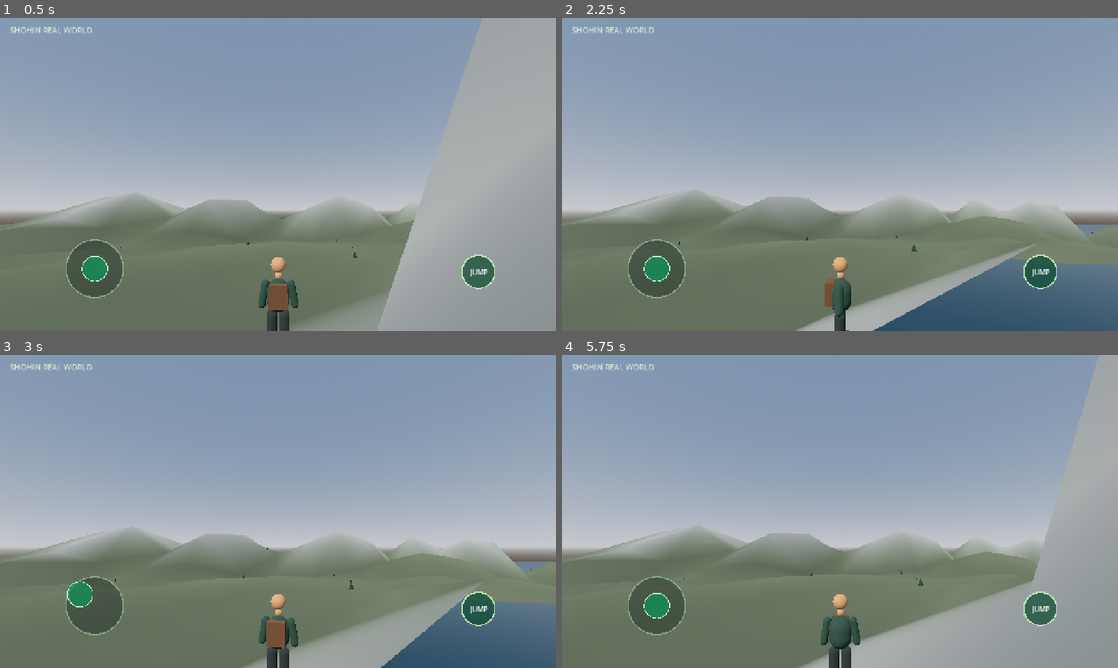
Above: before the commit, frames 1-4 (two rows, left to right).
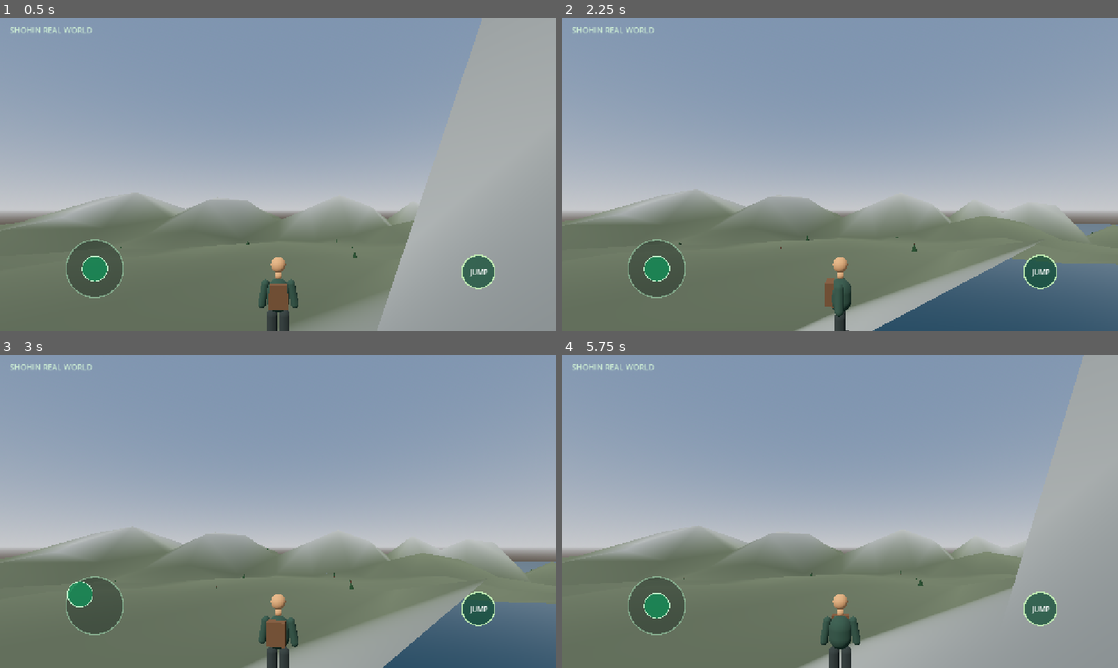
Above: after the commit, the same moments.

Repository: shohintajikistan/SHOHIN-REAL-WORLD
Game: Godot game, scene res://scenes/main.tscn
Same seed, same stepped clock (60 frames per second), same inputs: the game is played once before the commit and once after it.
Inputs (mouse positions are in pixels of both pictures, inside the frame that each line leads up to):
- Up to frame 1 (0.5 s): no input
- Up to frame 2 (2.25 s): tap Enter at 0.5 s; move the mouse to (962, 158) at 0.52 s; hold D 0.53-1.25 s; tap E at 0.6 s; click (962, 158) at 0.67 s; tap Space at 0.77 s; tap 1 at 0.8 s; drag from (728, 190) to (812, 237) at 1.27 s; move the mouse to (895, 105) at 2.02 s; hold D from 2.03 s (still down); tap 2 at 2.1 s
- Up to frame 3 (3 s): tap 3 at 2.3 s; release D at 2.75 s; tap Space at 2.75 s; drag from (250, 574) to (111, 464) at 2.77 s
- Up to frame 4 (5.75 s): move the mouse to (1006, 558) at 3.52 s; hold A 3.53-4.25 s; tap E at 3.6 s; tap Space at 3.77 s; tap 1 at 3.8 s; drag from (673, 464) to (756, 433) at 4.27 s; tap Enter at 5 s; move the mouse to (867, 511) at 5.02 s; hold S from 5.03 s (still down); tap 2 at 5.1 s; click (867, 511) at 5.17 s; tap 3 at 5.3 s

Frame 1 is identical in both runs. In frame 2, less than 0.1% of the frame differs, in the area x 6-100%, y 57-99%; in frame 3, less than 0.1%; in frame 4, 0.9%, in the area x 5-97%, y 0-75%.
Error after the commit: Invalid access to property or key 'action_requested' on a base object of type 'Control (touch_hud.gd)'. (res://scripts/player_controller.gd:110)

Commit message:
Add survival inventory crafting and building gameplay

Diff:
--- a/godot/scripts/player_controller.gd
+++ b/godot/scripts/player_controller.gd
@@ -1,9 +1,10 @@
 extends CharacterBody3D
 
-const WALK_SPEED := 7.0
-const RUN_SPEED := 11.0
+const WALK_SPEED := 6.5
+const RUN_SPEED := 10.0
 const JUMP_VELOCITY := 6.5
 const LOOK_SENSITIVITY := 0.004
+const INTERACT_DISTANCE := 5.0
 
 var move_input := Vector2.ZERO
 var camera_yaw := 0.0
@@ -11,7 +12,12 @@
 var hud: Control
 var camera_pivot: Node3D
 var body_mesh: Node3D
-var walk_time := 0.0
+var inventory := {"wood": 0, "stone": 0, "fiber": 0}
+var health := 100.0
+var hunger := 100.0
+var thirst := 100.0
+var survival_clock := 0.0
+var built_count := 0
 
 func _ready() -> void:
 	name = "Player"
@@ -92,7 +98,6 @@
 	camera.current = true
 	camera.fov = 72.0
 	camera_pivot.add_child(camera)
-	camera.position = Vector3(0, 2.1, 6.8)
 	camera_pivot.rotation.y = camera_yaw
 	camera.rotation.x = camera_pitch
 
@@ -102,7 +107,8 @@
 	get_tree().root.add_child.call_deferred(hud)
 	hud.move_changed.connect(_on_move_changed)
 	hud.look_changed.connect(_on_look_changed)
-	hud.jump_requested.connect(_on_jump_requested)
+	hud.action_requested.connect(_on_action_requested)
+	_update_hud()
 
 func _on_move_changed(value: Vector2) -> void:
 	move_input = value
@@ -113,11 +119,138 @@
 	camera_pivot.rotation.y = camera_yaw
 	camera_pivot.get_child(0).rotation.x = camera_pitch
 
-func _on_jump_requested() -> void:
-	if is_on_floor():
-		velocity.y = JUMP_VELOCITY
+func _on_action_requested(action: String) -> void:
+	match action:
+		"gather":
+			_gather_nearest()
+		"hut":
+			_build_structure("hut")
+		"raft":
+			_build_structure("raft")
+		"craft":
+			_craft_tool()
+		"rest":
+			hunger = minf(100.0, hunger + 8.0)
+			thirst = minf(100.0, thirst + 5.0)
+	_update_hud()
+
+func _input(event: InputEvent) -> void:
+	if event is InputEventKey and event.pressed and not event.echo:
+		if event.keycode == KEY_E:
+			_gather_nearest()
+		elif event.keycode == KEY_1:
+			_build_structure("hut")
+		elif event.keycode == KEY_2:
+			_build_structure("raft")
+		elif event.keycode == KEY_3:
+			_craft_tool()
+		_update_hud()
+
+func _gather_nearest() -> void:
+	var nearest: Node3D = null
+	var nearest_distance := INTERACT_DISTANCE
+	for item in get_tree().get_nodes_in_group("gatherable"):
+		if not is_instance_valid(item):
+			continue
+		var distance := global_position.distance_to(item.global_position)
+		if distance < nearest_distance:
+			nearest = item
+			nearest_distance = distance
+	if nearest == null:
+		_show_message("Подойди ближе к дереву или камням")
+		return
+	var kind: String = nearest.get_meta("resource_type", "wood")
+	var amount: int = nearest.get_meta("amount", 1)
+	inventory[kind] = int(inventory.get(kind, 0)) + amount
+	nearest.queue_free()
+	_show_message("Собрано: %s × %d" % [kind, amount])
+
+func _craft_tool() -> void:
+	if int(inventory.wood) >= 3 and int(inventory.stone) >= 2:
+		inventory.wood -= 3
+		inventory.stone -= 2
+		_show_message("Каменный топор создан. Сбор ресурсов станет быстрее.")
+	else:
+		_show_message("Для топора нужно: 3 дерева и 2 камня")
+
+func _build_structure(kind: String) -> void:
+	if kind == "hut":
+		if int(inventory.wood) < 8 or int(inventory.stone) < 3:
+			_show_message("Для дома нужно: 8 дерева и 3 камня")
+			return
+		inventory.wood -= 8
+		inventory.stone -= 3
+		_place_hut()
+		_show_message("Убежище построено. Теперь здесь можно укрыться.")
+	else:
+		if int(inventory.wood) < 12:
+			_show_message("Для плота нужно 12 дерева")
+			return
+		inventory.wood -= 12
+		_place_raft()
+		_show_message("Плот готов. Следующая цель — исследовать берег.")
+	built_count += 1
+
+func _place_hut() -> void:
+	var root := Node3D.new()
+	root.name = "PlayerShelter"
+	root.position = global_position + -global_transform.basis.z * 5.0
+	get_tree().current_scene.add_child(root)
+	var wood_mat := _mat(Color(0.30, 0.18, 0.09), 1.0)
+	var wall := BoxMesh.new()
+	wall.size = Vector3(4.0, 2.5, 0.22)
+	for side in range(3):
+		var part := MeshInstance3D.new()
+		part.mesh = wall
+		part.material_override = wood_mat
+		part.position = Vector3(0, 1.25, -1.8 if side == 0 else 1.8)
+		if side == 1:
+			part.rotation.y = PI * 0.5
+			part.position = Vector3(-2.0, 1.25, 0)
+		if side == 2:
+			part.rotation.y = PI * 0.5
+			part.position = Vector3(2.0, 1.25, 0)
+		root.add_child(part)
+	var roof := MeshInstance3D.new()
+	var roof_mesh := PrismMesh.new()
+	roof_mesh.size = Vector3(4.6, 1.8, 4.6)
+	roof.mesh = roof_mesh
+	roof.position.y = 3.1
+	roof.material_override = _mat(Color(0.16, 0.22, 0.12), 1.0)
+	root.add_child(roof)
+
+func _place_raft() -> void:
+	var root := Node3D.new()
+	root.name = "PlayerRaft"
+	root.position = global_position + -global_transform.basis.z * 5.0
+	get_tree().current_scene.add_child(root)
+	var wood_mat := _mat(Color(0.36, 0.22, 0.11), 0.9)
+	for i in range(5):
+		var plank := MeshInstance3D.new()
+		var mesh := BoxMesh.new()
+		mesh.size = Vector3(0.48, 0.22, 3.8)
+		plank.mesh = mesh
+		plank.position.x = (float(i) - 2.0) * 0.5
+		plank.material_override = wood_mat
+		root.add_child(plank)
+
+func _show_message(message: String) -> void:
+	if hud:
+		hud.set_message(message)
+
+func _update_hud() -> void:
+	if hud:
+		hud.set_status("HP %d  |  Еда %d  |  Вода %d\nДерево %d  Камень %d  |  Постройки %d" % [int(health), int(hunger), int(thirst), int(inventory.wood), int(inventory.stone), built_count])
 
 func _physics_process(delta: float) -> void:
+	survival_clock += delta
+	if survival_clock >= 12.0:
+		survival_clock = 0.0
+		hunger = maxf(0.0, hunger - 1.0)
+		thirst = maxf(0.0, thirst - 1.5)
+		if hunger <= 0.0 or thirst <= 0.0:
+			health = maxf(0.0, health - 2.0)
+		_update_hud()
 	var keyboard := Vector2.ZERO
 	keyboard.x = float(Input.is_key_pressed(KEY_D) or Input.is_key_pressed(KEY_RIGHT)) - float(Input.is_key_pressed(KEY_A) or Input.is_key_pressed(KEY_LEFT))
 	keyboard.y = float(Input.is_key_pressed(KEY_S) or Input.is_key_pressed(KEY_DOWN)) - float(Input.is_key_pressed(KEY_W) or Input.is_key_pressed(KEY_UP))
@@ -132,7 +265,6 @@
 		velocity.x = direction.x * speed
 		velocity.z = direction.z * speed
 		body_mesh.rotation.y = lerp_angle(body_mesh.rotation.y, atan2(-direction.x, -direction.z), delta * 9.0)
-		walk_time += delta * 9.0
 	else:
 		velocity.x = move_toward(velocity.x, 0.0, WALK_SPEED * 5.0 * delta)
 		velocity.z = move_toward(velocity.z, 0.0, WALK_SPEED * 5.0 * delta)
